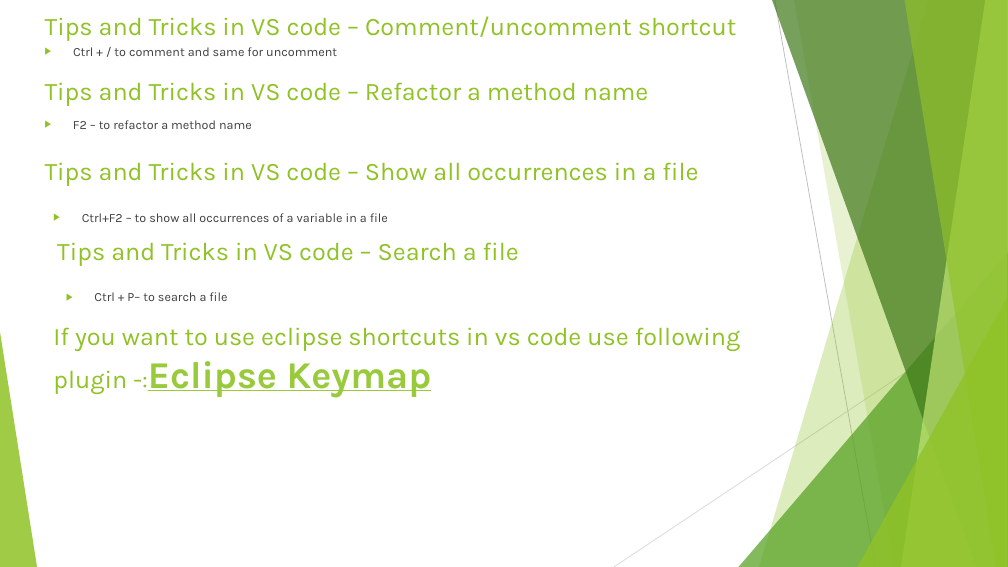
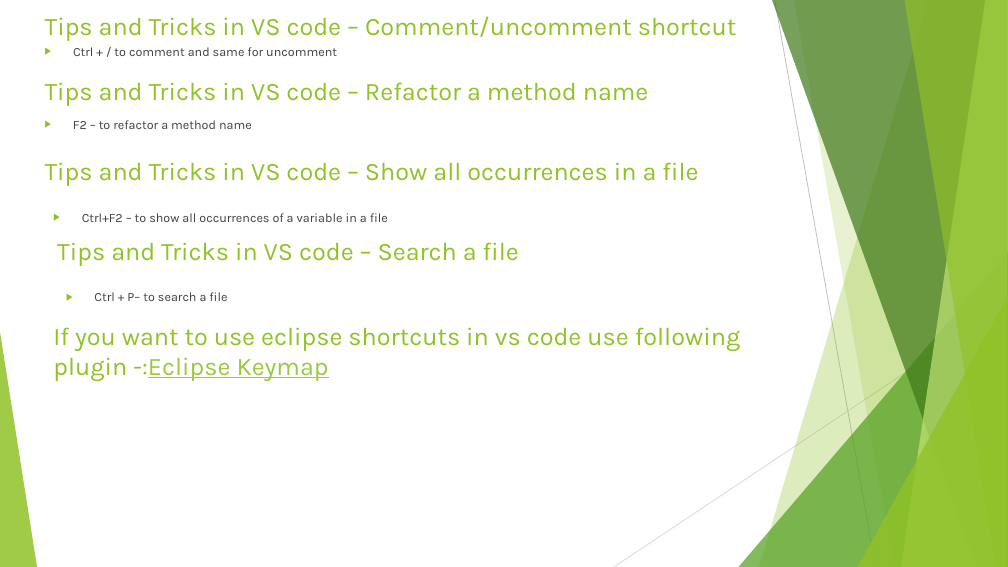
Before and after one commit to rudhrainfogain/TypeScript, a slide deck: slide 14 of PPT/TypeScriptv2.pptx. Drawn at 1008x567 pixels with LibreOffice and Linux fonts; fonts in the diff are those of the drawing. Boxes give left, top, right and bottom in pixels: in the first picture for what was removed or moved away, otherwise in the second. Text is boxed around its words. In the diff, an @@ line names an element or a change of style, - is before the commit and + after.

```diff
--- a/PPT/TypeScriptv2.pptx
+++ b/PPT/TypeScriptv2.pptx
@@ text "If you want to use ..." at <box>53,327,740,381</box>: size 36 to 24 pt, bold off in "-:Eclipse Keymap" @@
```
Also in this commit, not shown: 1 other slide changed, 5 slides added, 2 other files.
